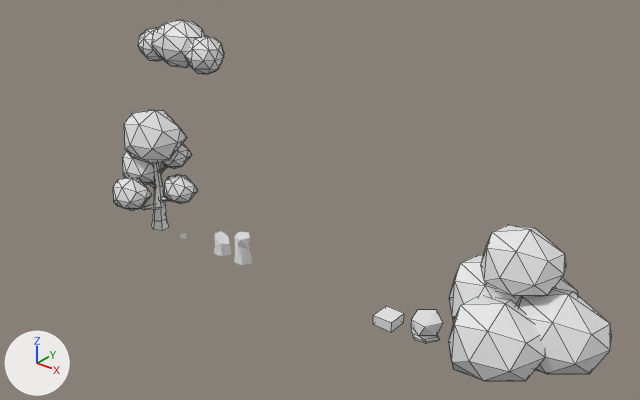
The Blender file BlenderMesh/Tree1.blend as it was, and as the next commit left it.
Both versions are drawn from a camera (50 mm lens) standing at (45.6, -57.0, 45.4) and looking at (-1.0, 1.3, 9.2). The axes (+X, +Y, +Z) are drawn at lower left. The lights are the same throughout. Mesh edges are drawn as thin lines on the coarser meshes.
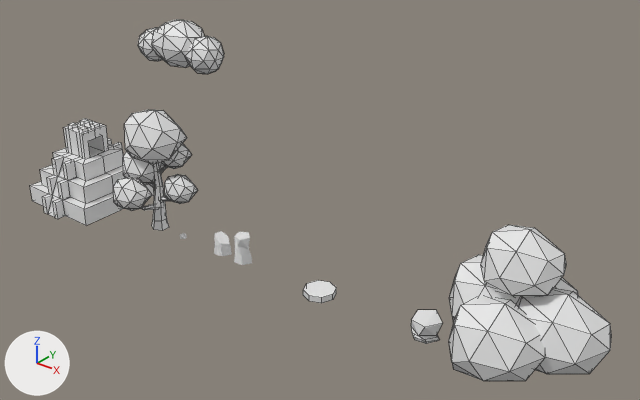
Pixel boxes (x1, y1, x2, y2) of what changed, in the pictures (640 x 400 px):
'Cube', reshaped, moved (291% wider, 300% taller): before (373, 306, 404, 332); after (30, 118, 154, 225)
'Cylinder.005', added: after (303, 280, 336, 303)

The change, as a diff of the scene's bpy script:
```diff
--- a/BlenderMesh/Tree1.blend.py
+++ b/BlenderMesh/Tree1.blend.py
@@ me_cube_008 @@
 # used by ob_cube; location = (8.0, 0.0, 0.0)
-me_cube_008.from_pydata(...)  # 8 vertices, 6 faces; spans x -1.0..1.0, y -1.0..1.0, z 0.0..1.0
+me_cube_008.from_pydata(...)  # 220 vertices, 202 faces; spans x -4.98..4.98, y -5.95..5.95, z 0.0..9.35
+# me_cube_008 part 1: the whole mesh is rebuilt
@@ me_cylinder_005 @@
+me_cylinder_005.from_pydata(...)  # an 8-sided cylinder along z spanning x -1.0..1.0, y -1.0..1.0, z 0.0..0.38
@@ ob_cube @@
 ob_cube = bpy.data.objects.new('Cube', me_cube_008)
-ob_cube.location = (8.0, 0.0, 0.0)
+ob_cube.location = (-34.1, 0.0, 0.0)
@@ ob_cylinder_005 @@
+ob_cylinder_005 = bpy.data.objects.new('Cylinder.005', me_cylinder_005)
+ob_cylinder_005.location = (0.0, 0.0, 0.0)
+ob_cylinder_005.scale = (1.6, 1.6, 1.6)
```
